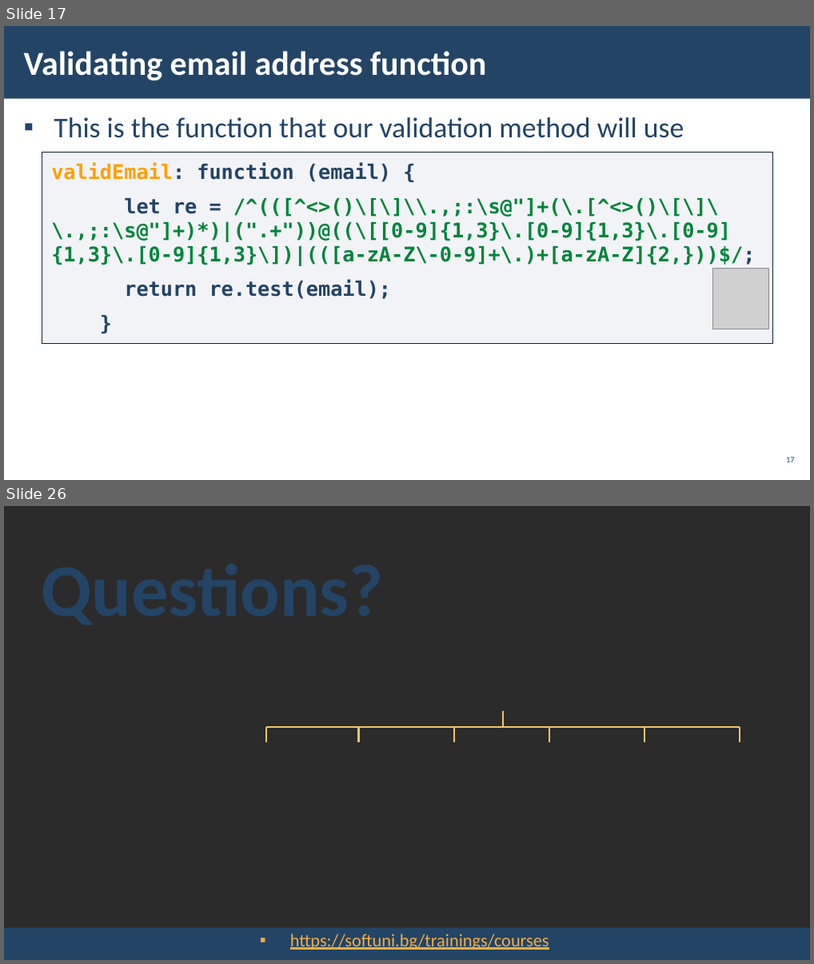
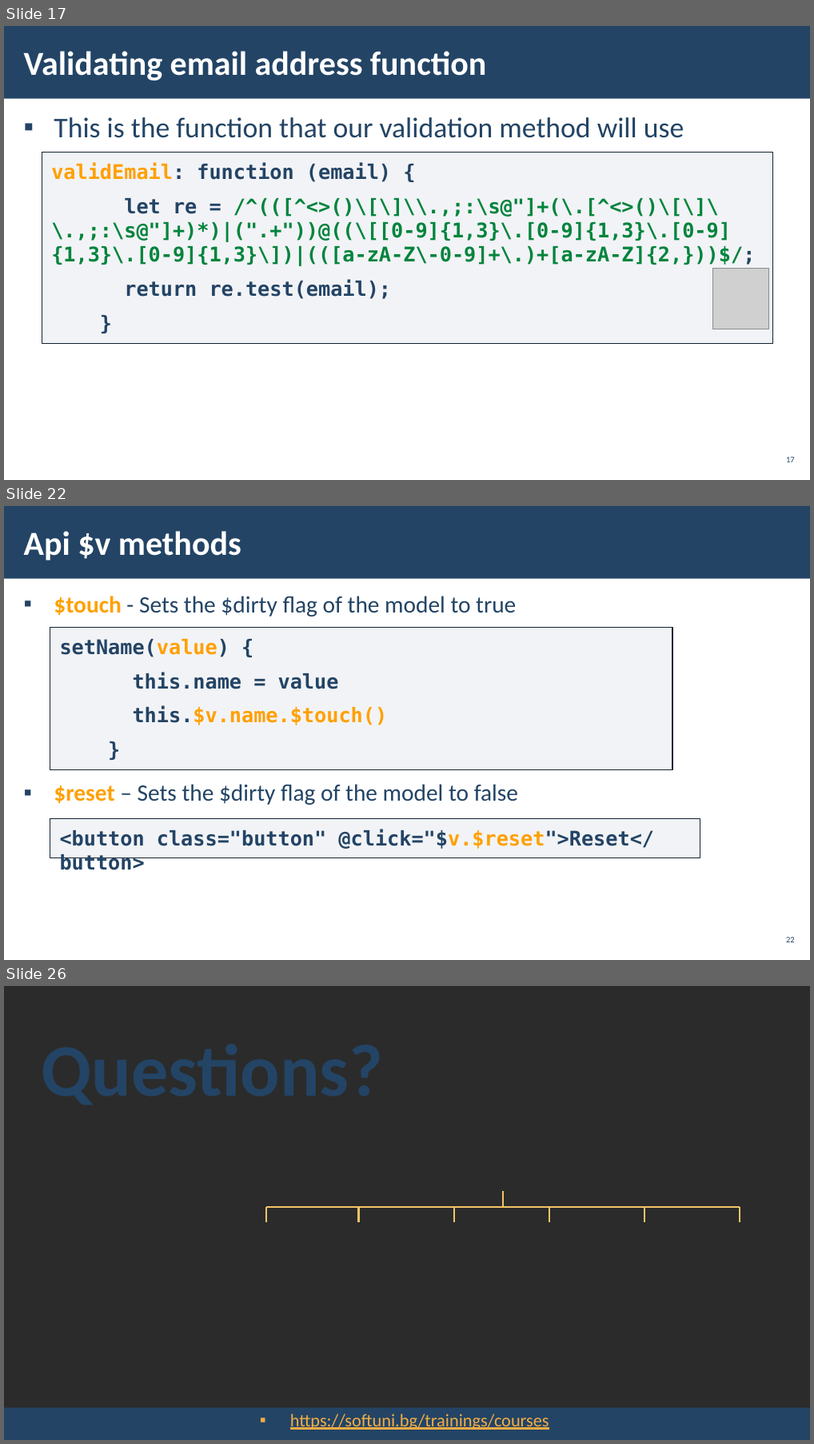
Before and after one commit to Vue-Course-Plans/Vue-Lectures, a slide deck: Validators/10.Validators.pptx. Shown one above the other, each under a label of ours: slides 17 and 26 before the commit, slides 17, 22 and 26 after it; the slides between them are not shown. The pictures are 814x964 and 814x1444 pixels, drawn with LibreOffice and Linux fonts; fonts in the diff are those of the drawing; grey boxes stand for pictures; background and template pictures are left out; a plain dark background stands for a picture behind light text. Boxes give left, top, right and bottom in pixels: in the first picture for what was removed or moved away, otherwise in the second. Text is boxed around its words. In the diff, an @@ line names an element or a change of style, - is before the commit and + after.

```diff
--- a/Validators/10.Validators.pptx
+++ b/Validators/10.Validators.pptx
@@ slide 22 added at box(4, 506, 810, 960), background picture (left out); not listed: 1 template element that a slide beside it also shows @@
@@ title added at box(24, 531, 242, 560), 40 pt, text #FFFFFF, bold @@
+Api $v methods
@@ text added at box(54, 596, 518, 804), 28 pt, text #234465 @@
+▪ $touch - Sets the $dirty flag of the model to true
+▪ $reset – Sets the $dirty flag of the model to false
@@ rectangle added at box(50, 627, 673, 770), fill #ADB4C3 at 15% opacity, outline #112233 1 pt, 24 pt, text #234465, bold @@
+setName(value) {
+this.name = value
+this.$v.name.$touch()
+}
@@ rectangle added at box(50, 819, 700, 857), fill #ADB4C3 at 15% opacity, outline #112233 1 pt, 24 pt, text #234465, bold @@
+<button class="button" @click="$v.$reset">Reset</button>
@@ page number added at box(786, 936, 795, 942), 10 pt, text #234465 @@
+22
```
Also in this commit, not shown: 11 slides changed, 1 other slide added, 2 slides removed, 1 other file.
